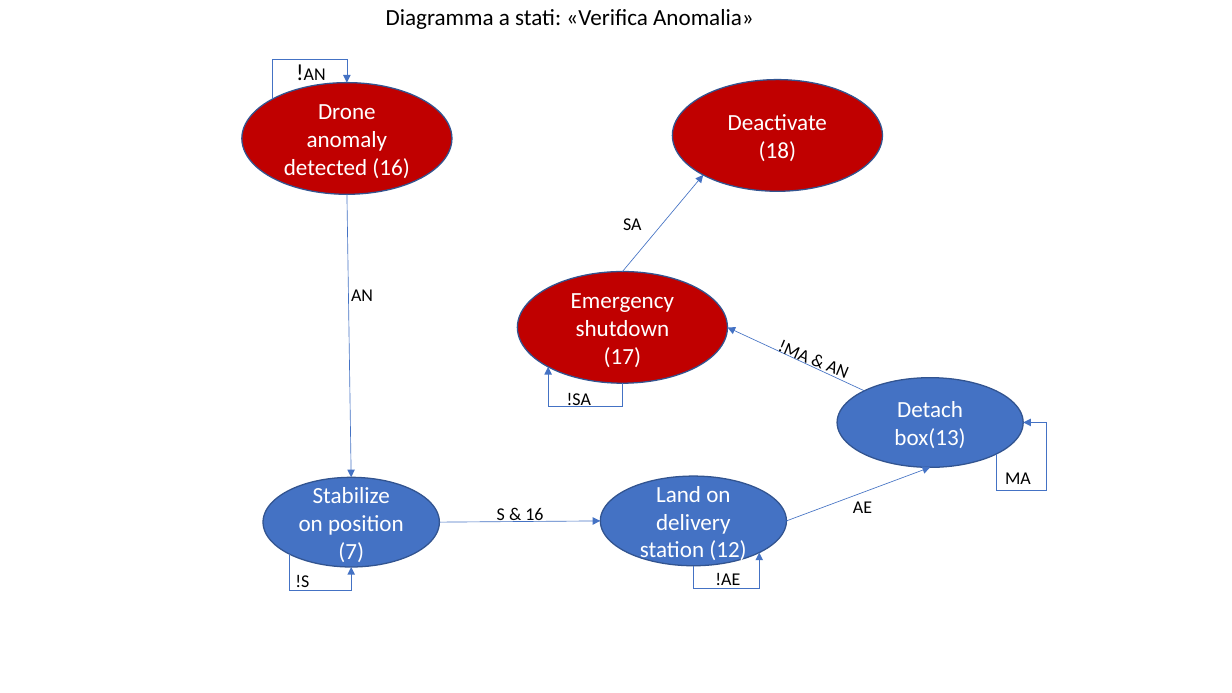
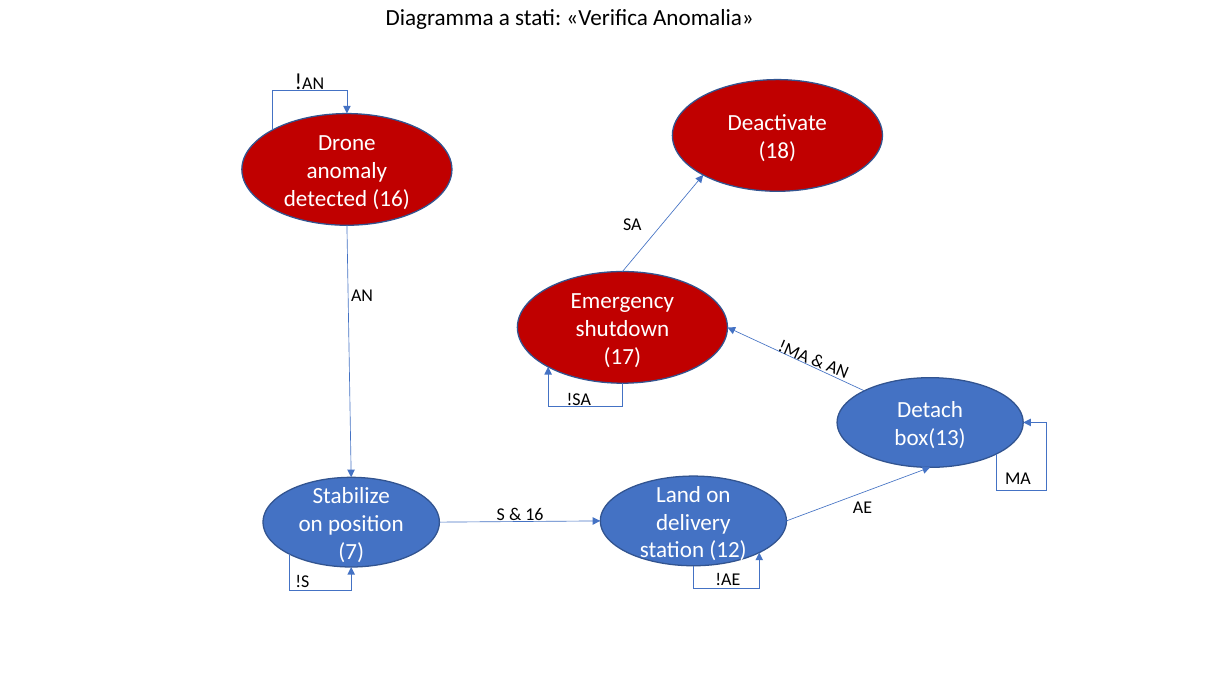
Before and after one commit to AndreaVaiuso/progetto_robotica, a slide deck: slide 3 of docs/diagram.pptx (slide 4 before the commit). Drawn at 1232x693 pixels with LibreOffice and Linux fonts; fonts in the diff are those of the drawing. Boxes give left, top, right and bottom in pixels: in the first picture for what was removed or moved away, otherwise in the second. Text is boxed around its words. In the diff, an @@ line names an element or a change of style, - is before the commit and + after.

```diff
--- a/docs/diagram.pptx
+++ b/docs/diagram.pptx
@@ text "!AN": place and size @@
-text "!AN" at box(304, 68, 326, 85)
+text "!AN" at box(302, 77, 324, 91)
@@ ellipse "Drone anomaly detected (16)": place and size @@
-ellipse "Drone anomaly detected (16)" at box(242, 82, 452, 194)
+ellipse "Drone anomaly detected (16)" at box(242, 114, 452, 226)
@@ elbow arrow moved from (273, 99) - (347, 82) to (273, 130) - (347, 114) @@
@@ arrow moved from (347, 194) - (351, 478) to (347, 226) - (351, 478) @@
```
Also in this commit, not shown: 2 other slides changed, 2 slides removed, 1 other file.
